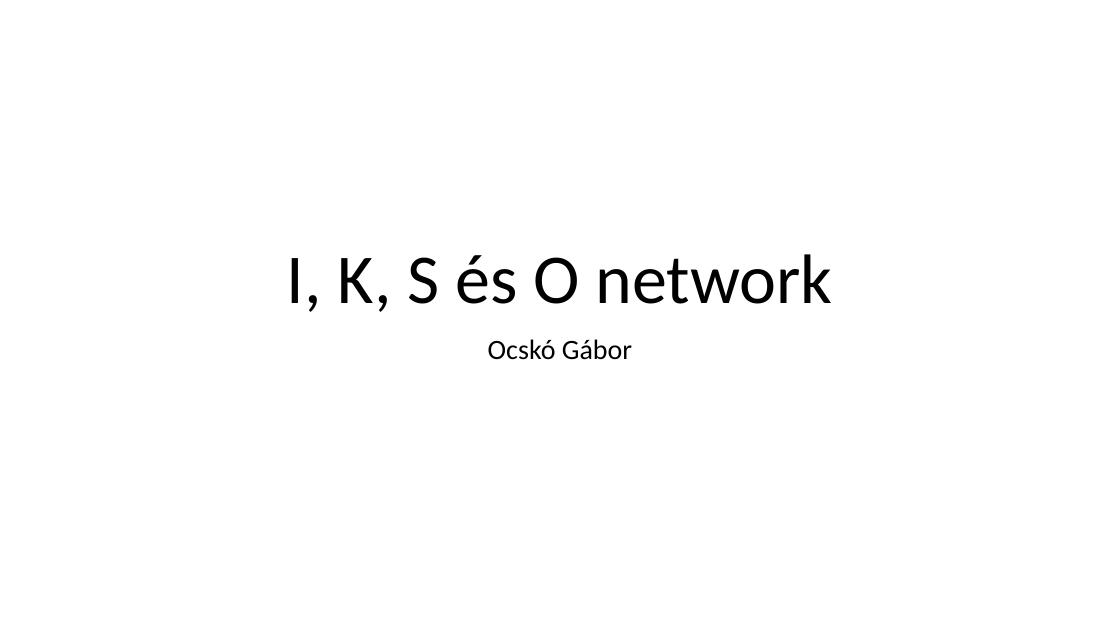
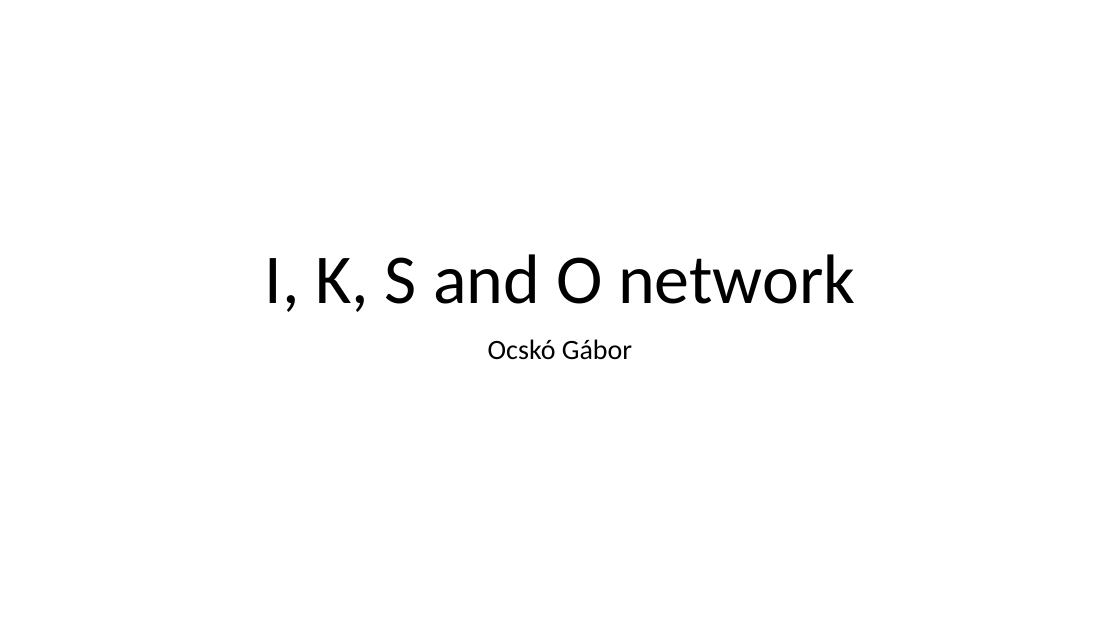
Before and after one commit to I-Izumi/School-project-network, a slide deck: slide 33 of Prezentációk/Projekt_English.pptx (slide 23 before the commit). Drawn at 1120x630 pixels with LibreOffice and Linux fonts; fonts in the diff are those of the drawing. Boxes give left, top, right and bottom in pixels: in the first picture for what was removed or moved away, otherwise in the second. Text is boxed around its words. In the diff, an @@ line names an element or a change of style, - is before the commit and + after.

```diff
--- a/Prezentációk/Projekt_English.pptx
+++ b/Prezentációk/Projekt_English.pptx
@@ title at (x1=265, y1=254, x2=855, y2=312): text changed @@
-I, K, S és O network
+I, K, S and O network
```
Also in this commit, not shown: 1 other slide changed, 10 slides added.
